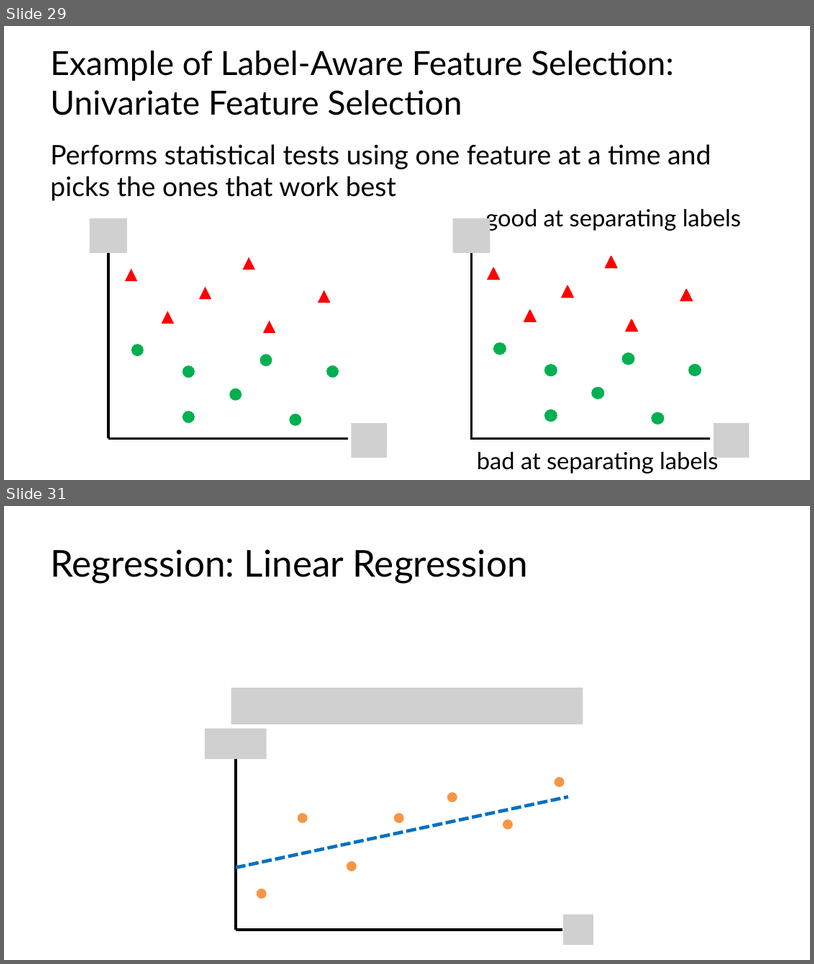
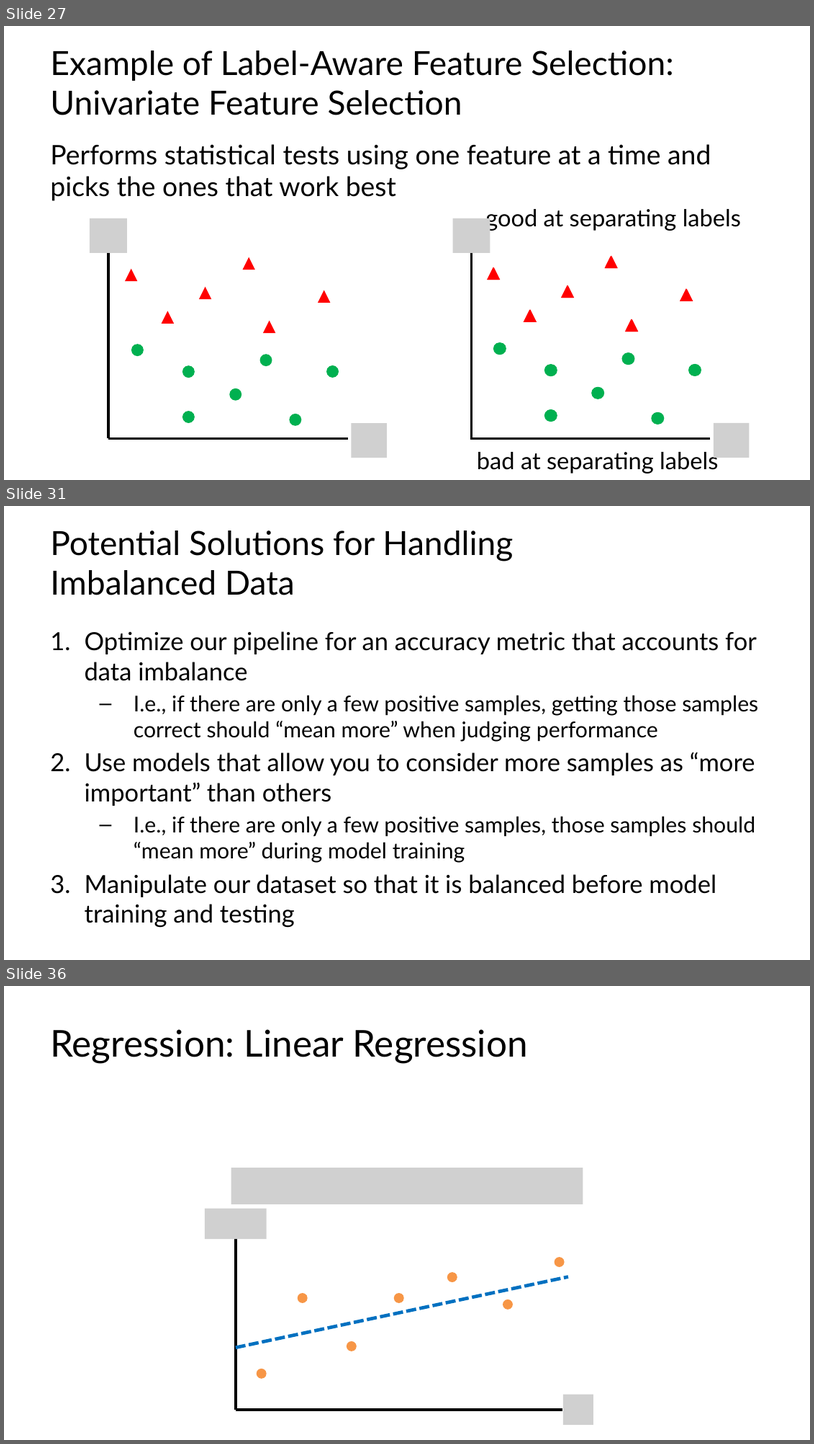
Before and after one commit to C4M-UofT/C4M-UofT.github.io, a slide deck: lectures/winter/6_ml_workflow/MachineLearning_tutorial.pptx. Shown one above the other, each under a label of ours: slides 29 and 31 before the commit, slides 27, 31 and 36 after it; the slides between them are not shown. The pictures are 814x964 and 814x1444 pixels, drawn with LibreOffice and Linux fonts; fonts in the diff are those of the drawing; grey boxes stand for pictures. Boxes give left, top, right and bottom in pixels: in the first picture for what was removed or moved away, otherwise in the second. Text is boxed around its words. In the diff, an @@ line names an element or a change of style, - is before the commit and + after.

```diff
--- a/lectures/winter/6_ml_workflow/MachineLearning_tutorial.pptx
+++ b/lectures/winter/6_ml_workflow/MachineLearning_tutorial.pptx
@@ slide 31 added at bbox=[4, 506, 810, 960], background #FFFFFF @@
@@ title added at bbox=[50, 530, 513, 595], 39.6 pt, text #000000 @@
+Potential Solutions for Handling
+Imbalanced Data
@@ text added at bbox=[85, 631, 759, 927], 29.6 pt, text #000000 @@
+1. Optimize our pipeline for an accuracy metric that accounts for data imbalance
+  – I.e., if there are only a few positive samples, getting those samples correct should “mean more” when judging performance
+2. Use models that allow you to consider more samples as “more important” than others
+  – I.e., if there are only a few positive samples, those samples should “mean more” during model training
+3. Manipulate our dataset so that it is balanced before model training and testing
@@ what was slide 29 is now slide 27 @@
@@ what was slide 31 is now slide 36 @@
```
Also in this commit, not shown: 17 slides changed, 8 other slides added, 5 slides removed, 8 other files.
